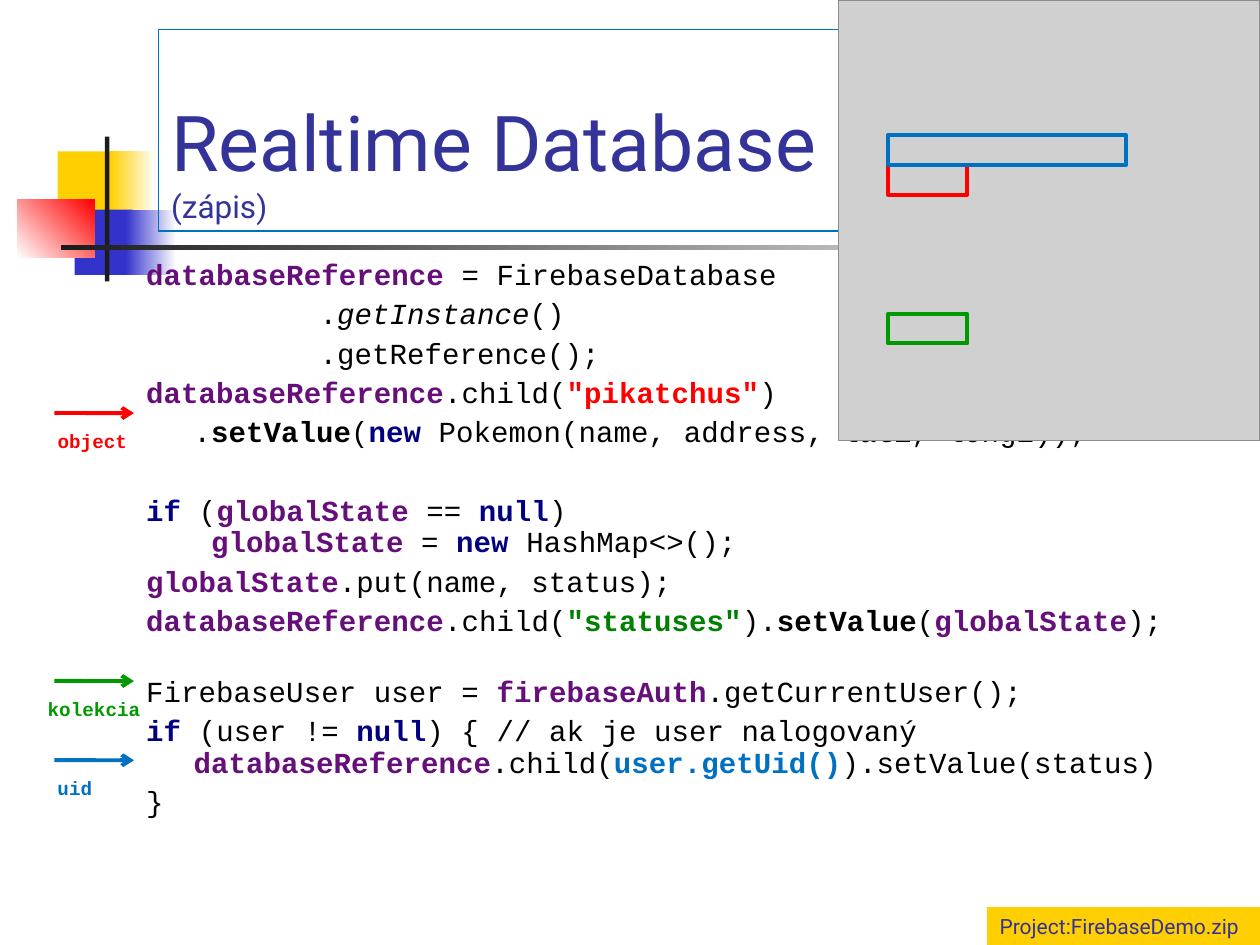
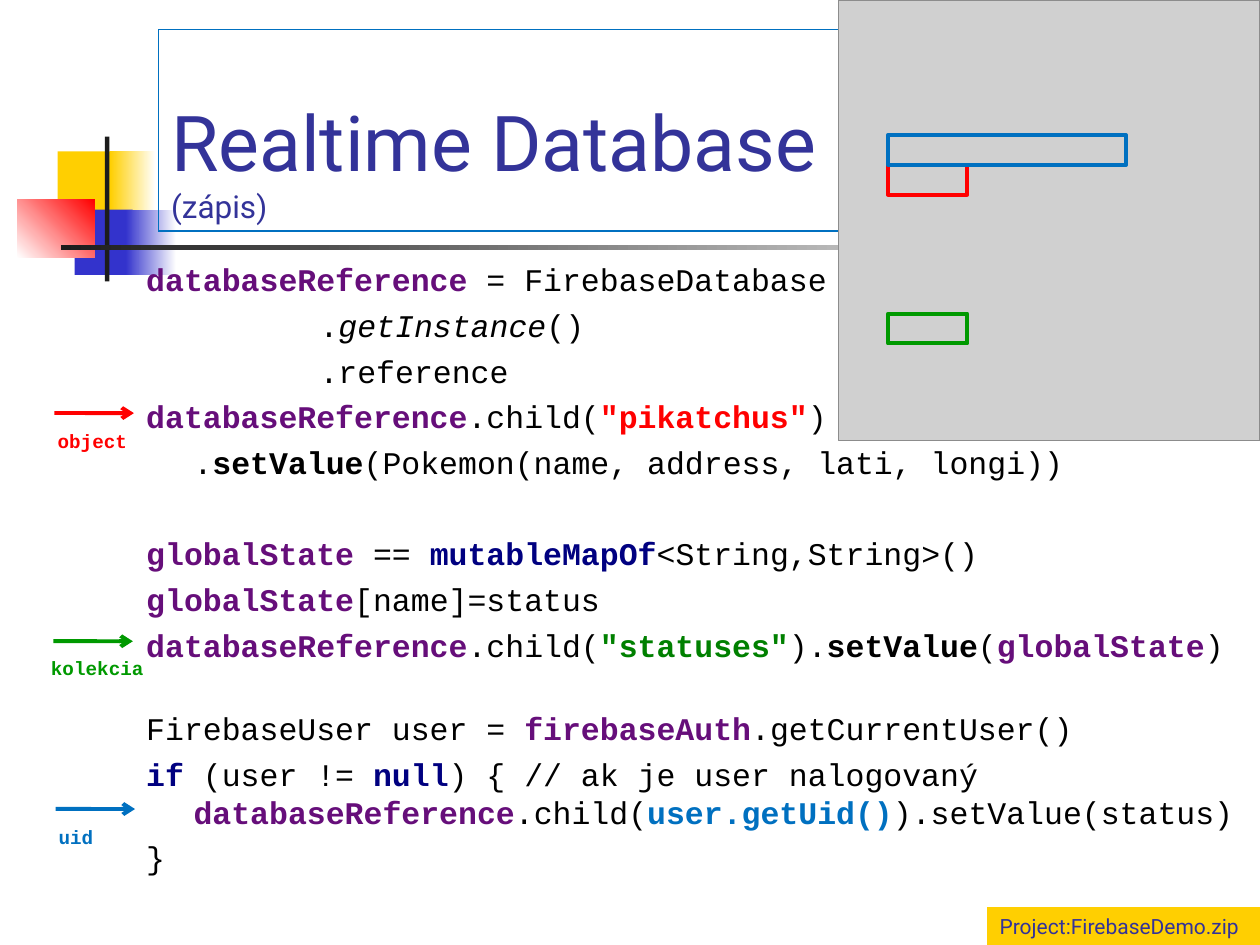
Before and after one commit to vmandro/Prednasky, a slide deck: slide 29 of 11/11_Android.ppt (slide 28 before the commit). Drawn at 1260x945 pixels with LibreOffice and Linux fonts; fonts in the diff are those of the drawing; grey boxes stand for pictures. Boxes give left, top, right and bottom in pixels: in the first picture for what was removed or moved away, otherwise in the second. Text is boxed around its words. In the diff, an @@ line names an element or a change of style, - is before the commit and + after.

```diff
--- a/11/11_Android.ppt
+++ b/11/11_Android.ppt
@@ text at [146, 269, 1234, 831]: size 16.6 to 18 pt in "databaseReference = FirebaseDatabase", ".getInstance()", "databaseReference.child("pikatchus")", "if (user != null) { // ak ..." and 1 more places; line spacing 0.9 to 1 @@
@@ text at [320, 360, 509, 384]: text changed; size 16.6 to 18 pt @@
-.getReference();
+.reference
@@ text at [146, 451, 1223, 747]: text changed; size 16.6 to 18 pt @@
-.setValue(new Pokemon(name, address, lati, longi));
-if (globalState == null)
-globalState = new HashMap<>();
-globalState.put(name, status);
-databaseReference.child("statuses").setValue(globalState);
-FirebaseUser user = firebaseAuth.getCurrentUser();
+.setValue(Pokemon(name, address, lati, longi))
+globalState == mutableMapOf<String,String>()
+globalState[name]=status
+databaseReference.child("statuses").setValue(globalState)
+FirebaseUser user = firebaseAuth.getCurrentUser()
@@ text "kolekcia": place and size @@
-text "kolekcia" at [48, 702, 141, 717]
+text "kolekcia" at [51, 662, 144, 676]
@@ arrow moved from (54, 680) - (134, 682) to (53, 641) - (132, 641) @@
@@ arrow moved from (54, 760) - (134, 760) to (55, 809) - (135, 809) @@
@@ text "uid": place and size @@
-text "uid" at [57, 782, 92, 795]
+text "uid" at [59, 831, 94, 844]
```
Also in this commit, not shown: 5 other slides changed, 4 slides added, 3 slides removed, 5 other files.
